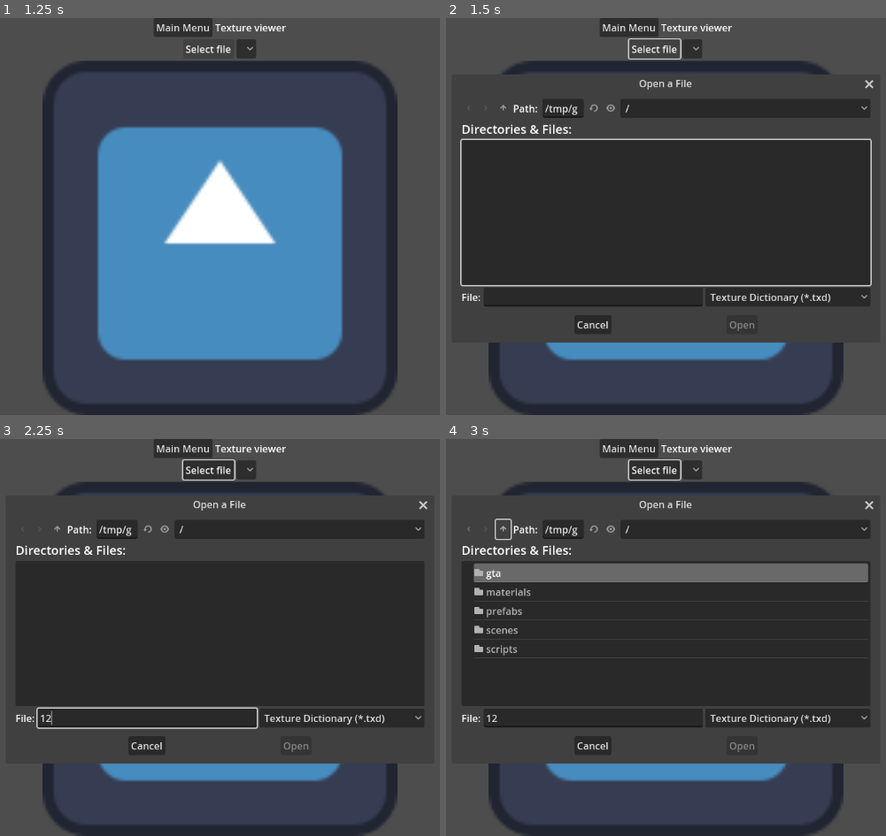
Above: before the commit, frames 1-4 (two rows, left to right).
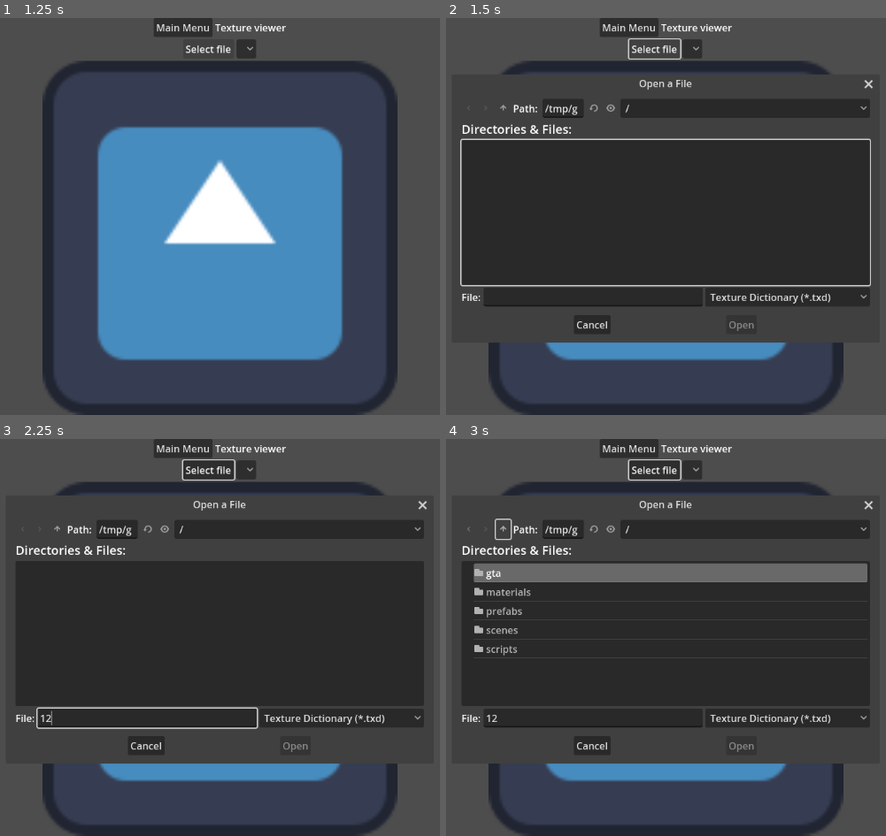
Above: after the commit, the same moments.

Repository: FOSS-Supremacy/OpenLiberty
Game: Godot game, scene res://startup.tscn
Same seed, same stepped clock (60 frames per second), same inputs: the game is played once before the commit and once after it. The engine's default icon, where the game draws it, is replaced by a stand-in: a white triangle on a blue panel in a dark square.
Inputs (mouse positions are in pixels of both pictures, inside the frame that each line leads up to):
- Up to frame 1 (1.25 s): click "Texture viewer" at 0.5 s
- Up to frame 2 (1.5 s): click "Select file" at 1.25 s
- Up to frame 3 (2.25 s): click (145, 716) at 2.02 s; type "12" at 2.1 s
- Up to frame 4 (3 s): click (503, 530) at 2.75 s

Frame 1 is identical in both runs. In frame 2, 0.3% of the frame differs, in the area x 29-98%, y 15-79%; in frame 3, 0.1%; in frame 4, 0.1%.
Error in both runs: Assertion failed: 0 (res://scripts/asset_loader.gd:10)

Commit message:
Use alpha hash
This fixes the alpha sorting problem and also make trees cast shadow but also make some items grainy. Still not sure if I should use this in the long run.

Diff:
--- a/scripts/map_builder.gd
+++ b/scripts/map_builder.gd
@@ -127,7 +127,7 @@
 		var material := rwmat.material
 
 		if item.flags & 0x04:
-			material.transparency = BaseMaterial3D.TRANSPARENCY_ALPHA
+			material.transparency = BaseMaterial3D.TRANSPARENCY_ALPHA_HASH
 			material.cull_mode = BaseMaterial3D.CULL_DISABLED
 
 		if rwmat.is_textured:
